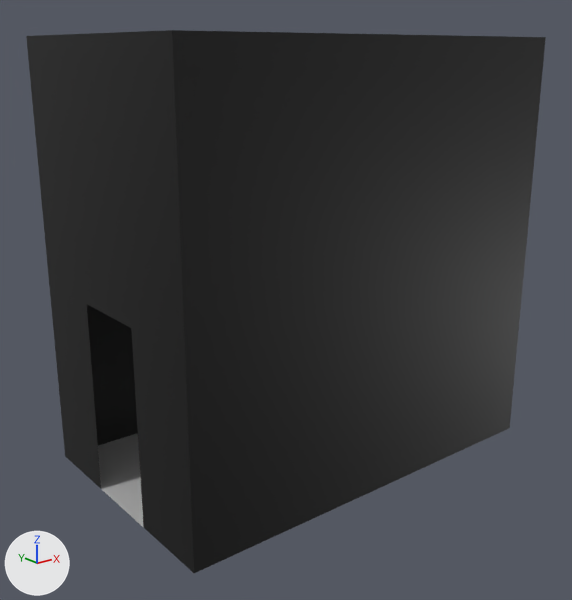
Before and after pictures for a commit that changed the FBX model Assets/Environment/SM_Room_T_Shallow.fbx.
Camera for both pictures: a camera (50 mm lens) standing at (-5.91, -1.19, 4.84) and looking at (-0.2, 5.95, 1.98). Lighting does not change. The marker at lower left points along +X, +Y and +Z. Where no turn or scale is listed for an object, it has been applied to the vertices.

The first picture shows 'SM_Room_T_Shallow'.
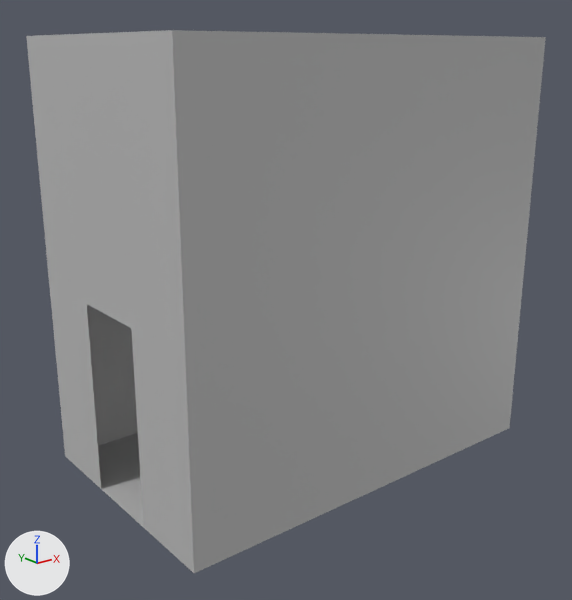
Boxes [x1, y1, x2, y2] around the edits, measured in the pictures (572 x 600 px):
part 1 of me_mesh, recoloured (black to grey): [26, 30, 546, 573] in both

The change, as a list of edits to the scene's bpy script:
```text
Change me_mesh:
    where me_mesh.from_pydata(...)  # 50 vertices, 43 faces; spans x -2.5..2.5, y -3.0..0.0, z 0.0..5.0
    used by ob_sm_room_t_shallow; location = (0.0, 7.5, 0.0)
    remove me_mesh.materials.append(mat_lambert89)  # white #ffffff
    me_mesh part 1: all 25 faces that had it switch from mat_lambert88 (black #000000) to mat_lambert87 (grey #bcbcbc)
```
